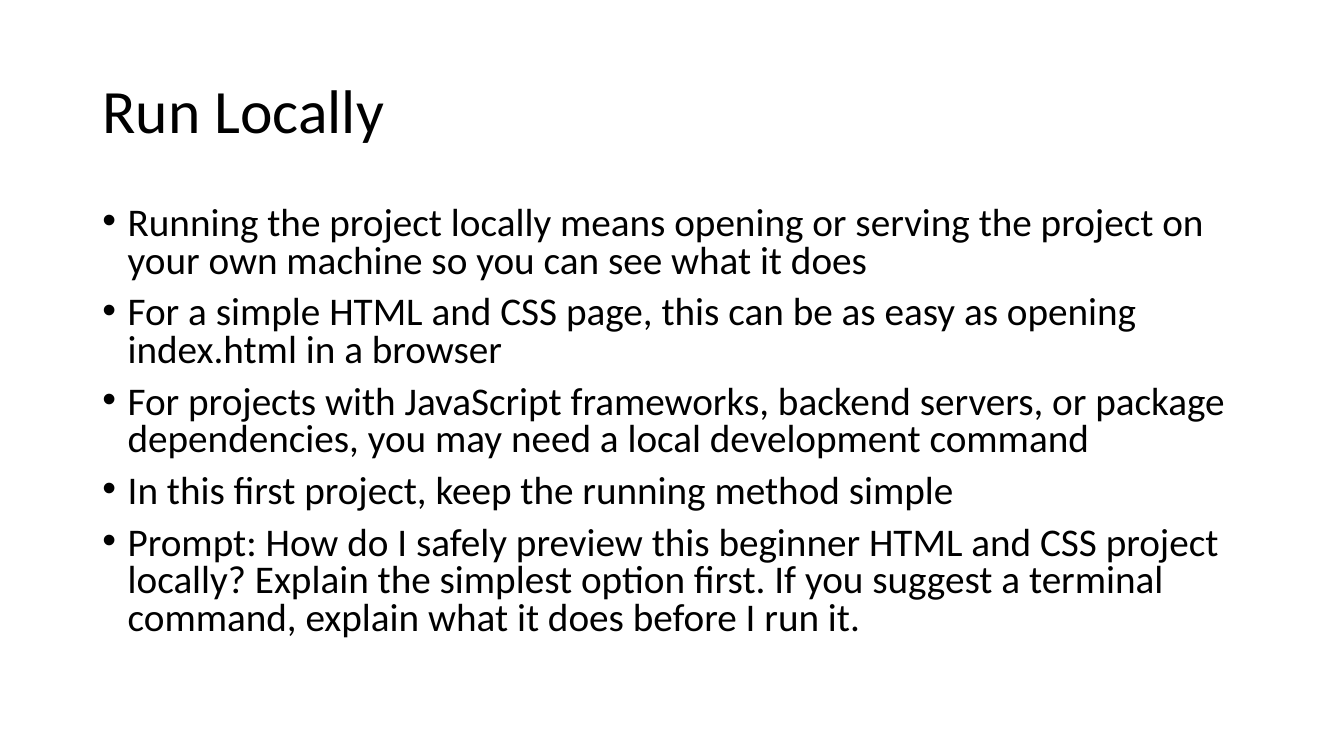
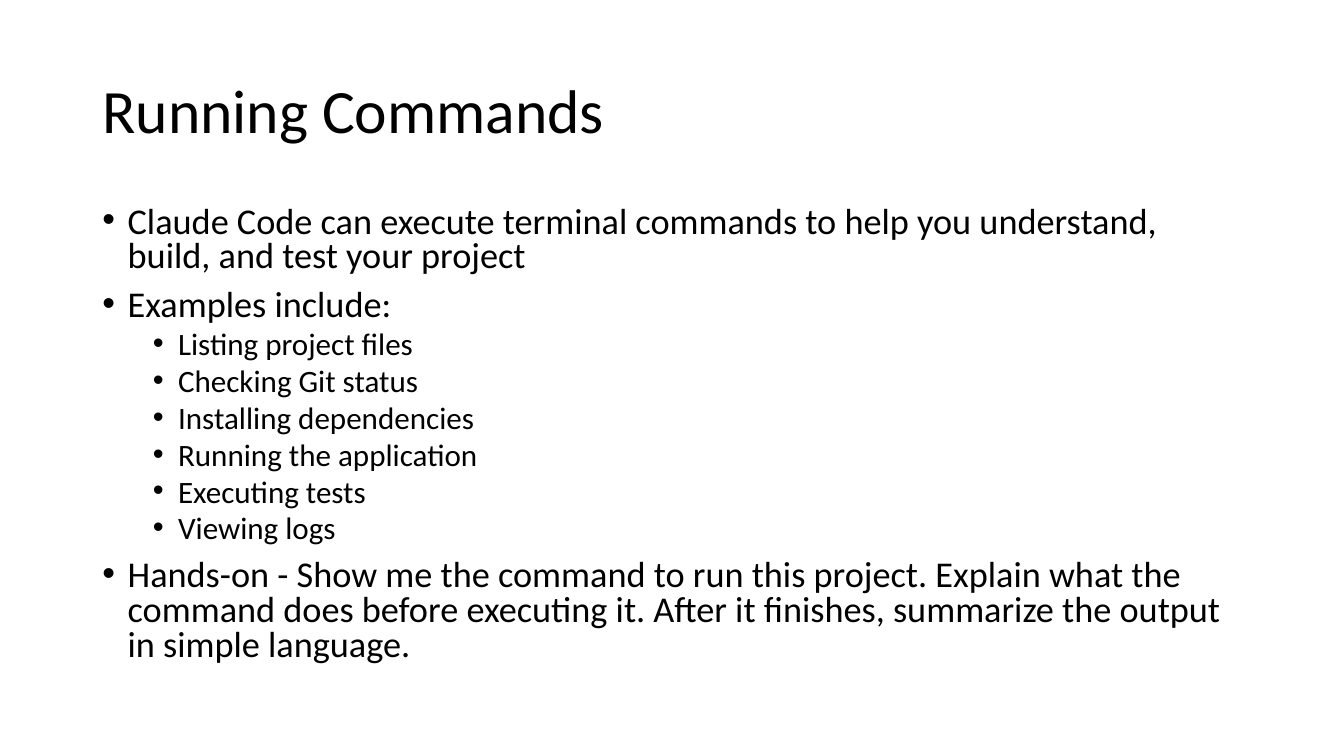
Before and after one commit to atulkahatecdac/claude-code, a slide deck: slide 30 of Claude Code.pptx (slide 47 before the commit). Drawn at 1344x756 pixels with LibreOffice and Linux fonts; fonts in the diff are those of the drawing. Boxes give left, top, right and bottom in pixels: in the first picture for what was removed or moved away, otherwise in the second. Text is boxed around its words. In the diff, an @@ line names an element or a change of style, - is before the commit and + after.

```diff
--- a/Claude Code.pptx
+++ b/Claude Code.pptx
@@ title at bbox=[102, 90, 604, 144]: text changed @@
-Run Locally
+Running Commands
@@ text at bbox=[128, 208, 1220, 664]: text changed; size 28 to 25.9 pt @@
-• Running the project locally means opening or serving the project on your own machine so you can see what it does
-• For a simple HTML and CSS page, this can be as easy as opening index.html in a browser
-• For projects with JavaScript frameworks, backend servers, or package dependencies, you may need a local development command
-• In this first project, keep the running method simple
-• Prompt: How do I safely preview this beginner HTML and CSS project locally? Explain the simplest option first. If you suggest a terminal command, explain what it does before I run it.
+• Claude Code can execute terminal commands to help you understand, build, and test your project
+• Examples include:
+  • Listing project files
+  • Checking Git status
+  • Installing dependencies
+  • Running the application
+  • Executing tests
+  • Viewing logs
+• Hands-on - Show me the command to run this project. Explain what the command does before executing it. After it finishes, summarize the output in simple language.
```
Also in this commit, not shown: 30 other slides changed, 87 slides added, 180 slides removed.
